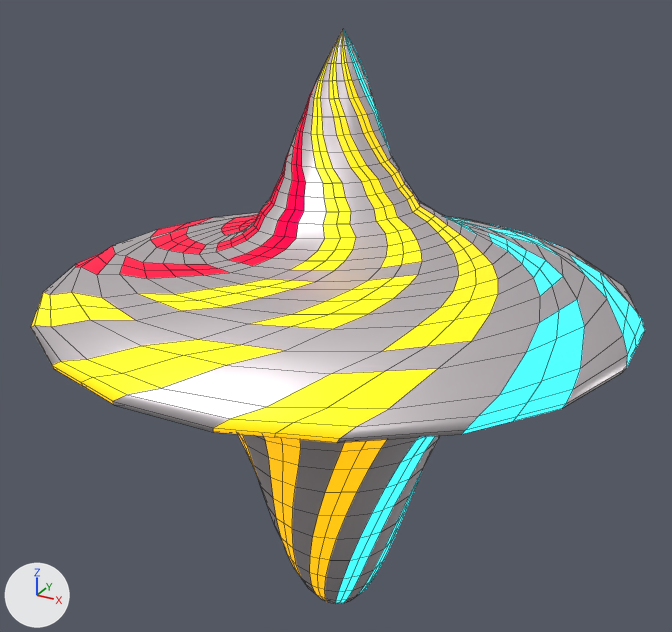
Two versions of the FBX model src/threejs/assets/spin.fbx, one commit apart.
Both versions are drawn from a 50 mm lens placed at (1.011, -1.85, 1.345), pointed at (-0.014, 0.013, 0.414). Every picture has the same lights, and +X, +Y and +Z are marked at lower left. Mesh edges are drawn as thin lines.

Objects in the first picture: 'BezierCurve'.
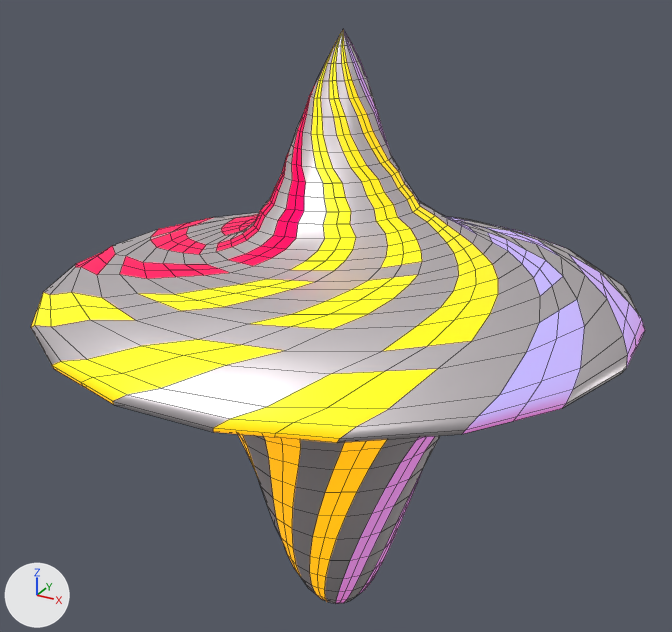
Changed parts and their boxes [x1, y1, x2, y2] in the pictures (672 x 632 px):
part 1 of me_beziercurve, recoloured: [336, 31, 645, 603] in both
part 2 of me_beziercurve, recoloured: [31, 33, 498, 602] in both

The change, as a list of edits to the scene's bpy script:
```text
Add mat_red:
    mat_red = principled_material('red')
    mat_red.base_color = (1.0, 0.0, 0.0523)  # pink #ff0041
    mat_red.metallic = 1.0
    mat_red.emission_color = (1.0, 0.0033, 0.0501)  # red #ff0b3f
    mat_red.emission_strength = 2.0
Add mat_blue:
    mat_blue = principled_material('blue')
    mat_blue.base_color = (0.00739, 0.594, 1.0)  # cyan #15cbff
    mat_blue.emission_color = (0.658, 0.0, 0.262)  # pink #d4008c
    mat_blue.emission_strength = 0.8
Add mat_yellow:
    mat_yellow = principled_material('yellow')
    mat_yellow.base_color = (1.0, 0.838, 0.000969)  # yellow #ffec03
    mat_yellow.emission_color = (1.0, 0.323, 0.000607)  # orange #ff9a02
    mat_yellow.emission_strength = 0.8
Change me_beziercurve:
    where me_beziercurve.from_pydata(...)  # 1421 vertices, 1392 faces; spans x -0.7..0.71, y -0.72..0.69, z -0.43..1.1
    used by ob_beziercurve; location = (0.0, 0.0, 0.0)
    me_beziercurve part 1: all 276 faces that had it switch from mat_emmi02 (cyan #00cdff) to mat_blue (cyan #15cbff)
    me_beziercurve part 2: all 278 faces that had it switch from mat_emmi03 (yellow #ffe200) to mat_yellow (yellow #ffec03)
    remove me_beziercurve.materials.append(mat_material_003)  # pink #ff0041
    add me_beziercurve.materials.append(mat_red)  # pink #ff0041
```
